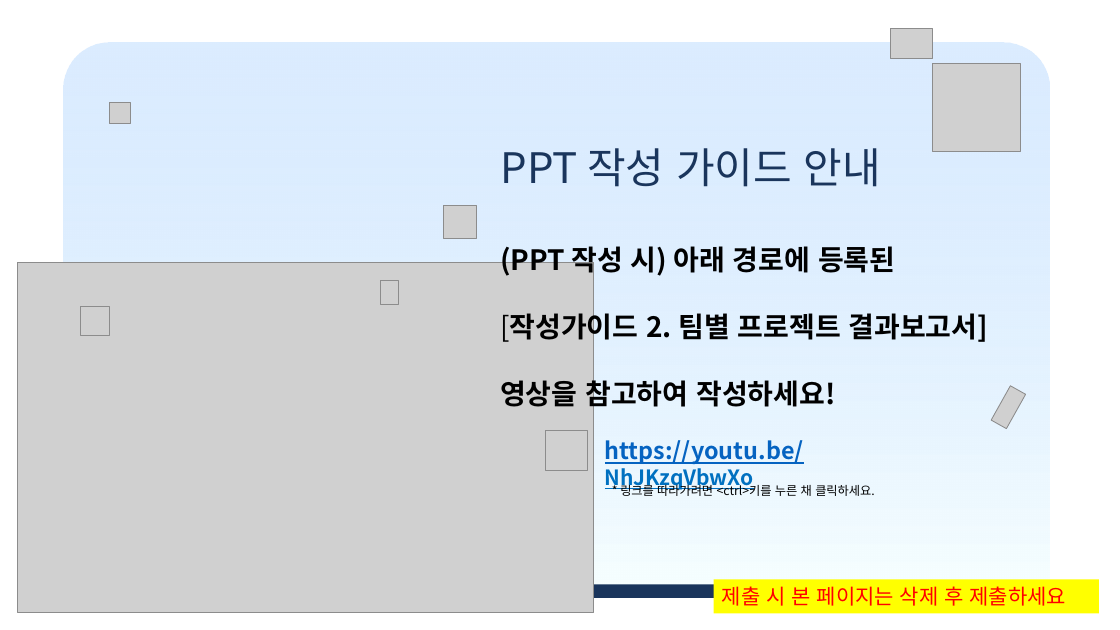
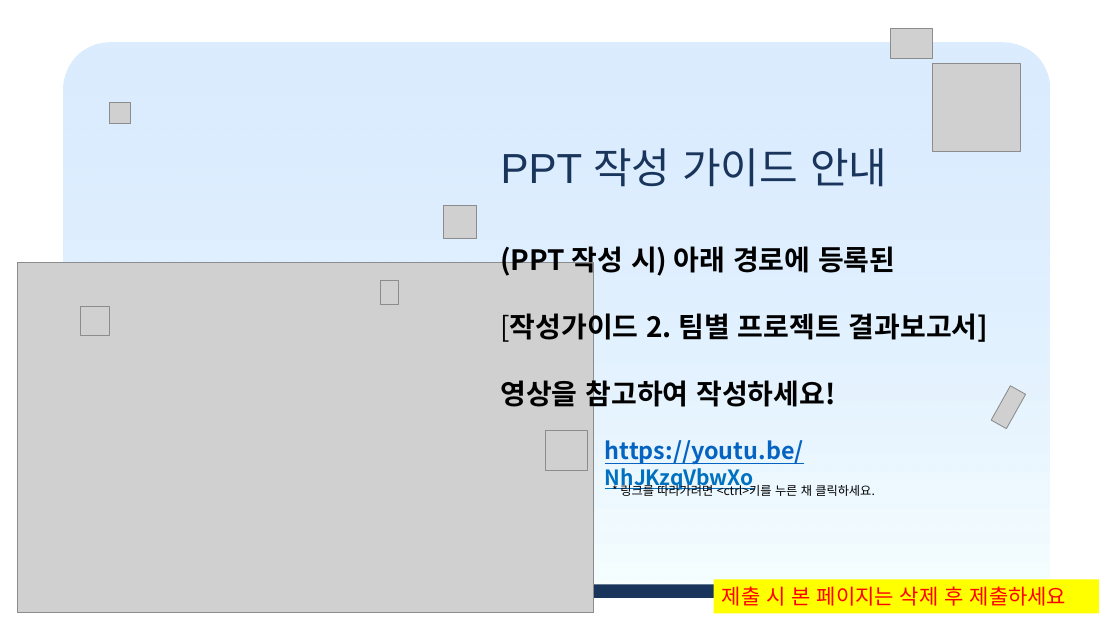
Before and after one commit to Jayk1220/1stTeamProject, a slide deck: slide 1 of etc/노동부별첨2-2] 팀별 프로젝트 결과보고서.pptx. Drawn at 1120x630 pixels with LibreOffice and Linux fonts; fonts in the diff are those of the drawing; grey boxes stand for pictures; background and template pictures are left out. Boxes give left, top, right and bottom in pixels: in the first picture for what was removed or moved away, otherwise in the second. Text is boxed around its words. In the diff, an @@ line names an element or a change of style, - is before the commit and + after.

```diff
--- a/etc/노동부별첨2-2] 팀별 프로젝트 결과보고서.pptx
+++ b/etc/노동부별첨2-2] 팀별 프로젝트 결과보고서.pptx
@@ text "PPT 작성 가이드 안내" at bbox=[501, 148, 887, 187]: font Noto Sans CJK KR to Arial @@
@@ text "* 링크를 따라가려면 <ctrl>키를 누른 ..." at bbox=[620, 482, 875, 496]: indent changed; less space between paragraphs @@
```
Also in this commit, not shown: 13 other slides changed, 13 other files.
